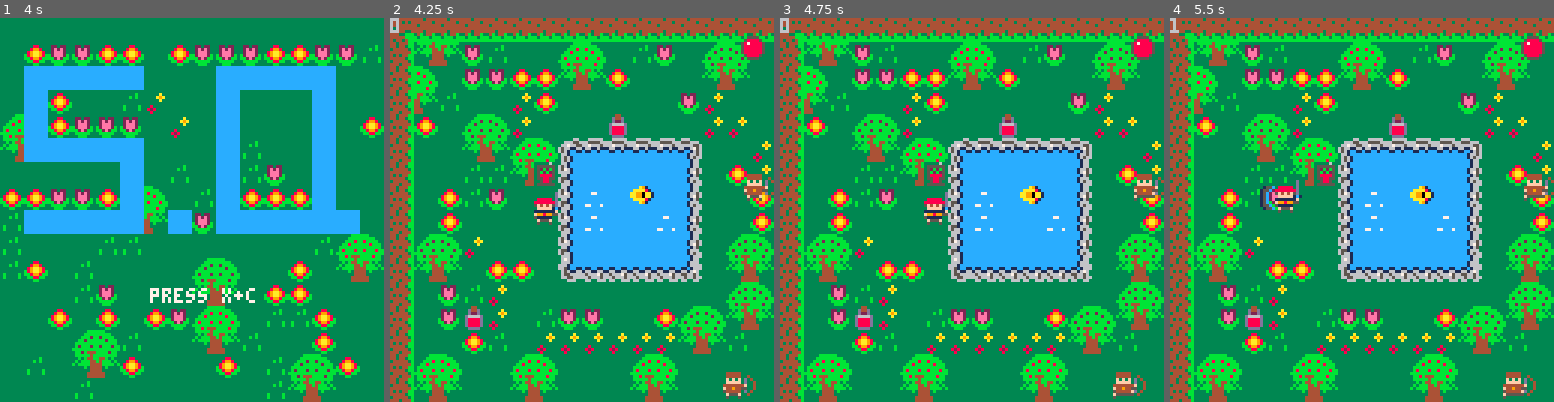
Above: before the commit, frames 1-4 (left to right).
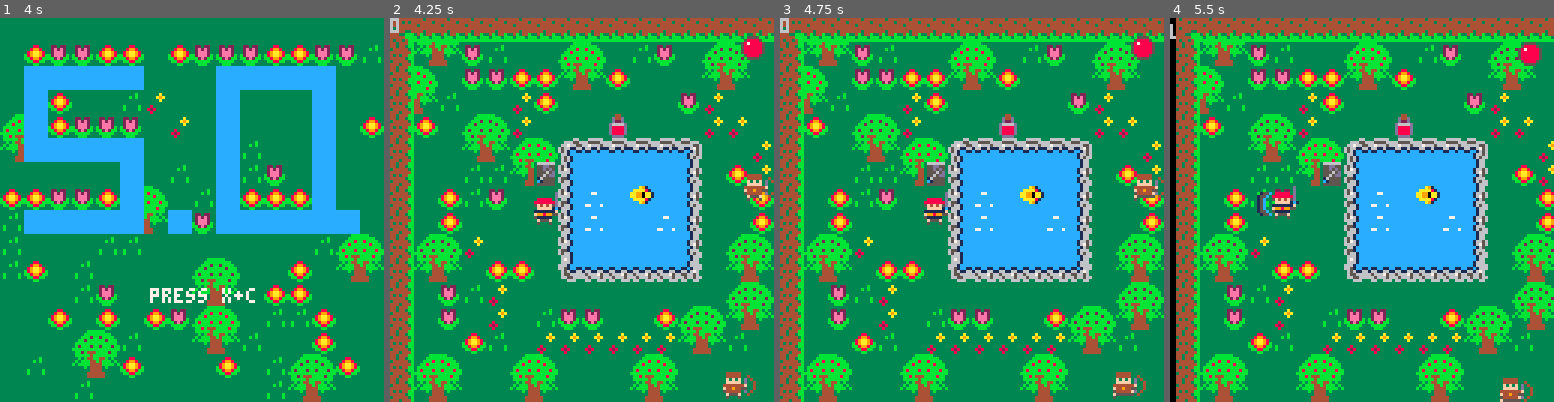
Above: after the commit, the same moments.

Repository: JasonHaenlin/pico-8-sophiaquest
Game: PICO-8 cartridge sophiaquest.p8
Same seed, same stepped clock (60 frames per second), same inputs: the game is played once before the commit and once after it.
Inputs:
- Up to frame 1 (4 s): tap X (X key) at 0.33, 1.07, 1.85, 2.97 s; tap O (Z key) at 0.7, 1.7, 2.1, 2.5, 2.9, 3.3, 3.7 s; hold Right 1.6-2.1 s; hold Up 2.15-2.42 s; hold Right 2.47-3.03 s; hold Left 3.08-3.58 s; hold Down 3.63-3.97 s
- Up to frame 2 (4.25 s): hold Right from 4.02 s (still down); tap X (X key) at 4.08 s; tap O (Z key) at 4.1 s
- Up to frame 3 (4.75 s): tap O (Z key) at 4.5 s; release Right at 4.68 s; hold Up from 4.73 s (still down)
- Up to frame 4 (5.5 s): tap O (Z key) at 4.9, 5.3 s; release Up at 5.03 s; hold Left from 5.08 s (still down); tap X (X key) at 5.2 s

Frame 1 is identical in both runs. In frame 2, 0.4% of the frame differs, in the area x 19-43%, y 37-82%; in frame 3, 0.4%; in frame 4, 30%, in the area x 0-100%, y 0-100%.

Commit message:
Ajoute un effet de foudre

Diff:
--- a/sophiaquest.p8
+++ b/sophiaquest.p8
@@ -10,6 +10,7 @@
 immortalobject=1000
 nbofennemies=10
 melee,ranged=1,20
+dfx=-1
 -- var
 dbg=""
 
@@ -52,7 +53,22 @@
 actors={}
 particles={}
 explosions={}
+thunders={}
 items={}
+
+map_items={
+ {
+  name = "heal_potion",
+  spr=118,
+  pos={
+   {x=9,y=4},
+   {x=17,y=16},
+   {x=25,y=14},
+   {x=21,y=7},
+   {x=25,y=10}
+  }
+ }
+}
 
 open_inv=false
 selected_item=1
@@ -100,6 +116,8 @@
  make_item("bow",108,3,76,92,6,5,ranged,6,3,4,-1)
  make_item("secret",109,6,77,93,4,5,ranged,5,1,5,0)
  make_item("tatata",110,7,78,94,2,2,ranged,10,1,5,0)
+ make_item("boom",111,7,79,95,18,10,melee,1,8,4,3)
+ make_item("elechammer",160,8,128,144,20,15,melee,1,8,4,2)
 end
 
 function make_player()
@@ -117,7 +135,16 @@
  init_screen()
  make_weapons()
  make_player()
+ make_map_items()
  make_ennemies(nbofennemies, {4})
+end
+
+function make_map_items()
+ for obj in all(map_items) do
+  for p in all(obj.pos) do
+   mset(p.x,p.y,obj.spr)
+  end
+ end
 end
 
 function make_ennemies(nb, aspr)
@@ -165,6 +192,19 @@
 		sfx(0)
 		a -= 1
 	end
+end
+
+function make_thunder(x,y,p,h)
+ if (#thunders > 100) return
+ thunder = {}
+ thunder.x = x+(rnd(10)-5)
+ thunder.y = y
+ thunder.pos = {{x=thunder.x,y=thunder.y}}
+ thunder.c = 10
+ thunder.p = p
+ thunder.h = h or 50
+ add(thunders, thunder)
+ sfx(8)
 end
 
 function make_item(name,spr,sfx,animh,animv,delay,dmg,type,speed,hb,ox,oy)
@@ -290,6 +330,22 @@
  return gap <= r and gap > 8
 end
 
+function target_nearest_one()
+ local rx = 1000
+ local ry = 1000
+ local target = {}
+ for a in all(actors) do
+  if(a.tag == ennemy) then
+   if((rx+ry)/2 > (abs(a.y-p.y)+abs(a.x-p.x))/2) then
+    rx = abs(a.x-p.x)
+    ry = abs(a.y-p.y)
+    target = a
+   end
+  end
+ end
+ return target
+end
+
 function move_on(a,go)
  if (go == left) move(a,-a.dx,0,0)
  if (go == right) move(a,a.dx,0,8)
@@ -344,7 +400,11 @@
   if (fget(sp,flags.inventory)) then
    open_inv = true
   else
-   make_explosion(p.x,p.y,5)
+   -- make_explosion(p.x,p.y,5)
+   local target = target_nearest_one()
+   make_thunder(target.x,fp.y,2,abs(fp.y-target.y))
+   target.health -= life.ennemy
+   check_actor_health(target)
   end
  end
 end
@@ -499,6 +559,10 @@
  return box
 end
 
+function checkitems()
+
+end
+
 function checkcollisions(a,b)
  if(a == b or a.tag == b.tag) return false
  local box_a = gbox(a)
@@ -518,6 +582,15 @@
 
 function is_game_done()
  return ennemies_left <= 0
+end
+
+function check_actor_health(damaged_actor)
+ if (is_dead(damaged_actor)) then
+  if (damaged_actor.tag == ennemy) ennemies_left -= 1
+  make_explosion(damaged_actor.x,damaged_actor.y,5)
+  screenshake(10)
+  del(actors,damaged_actor)
+ end
 end
 
 function collisions()
@@ -535,12 +608,7 @@
      make_particles(a,10,5)
      del(actors,b)
     end
-    if (is_dead(damaged_actor)) then
-     if (damaged_actor.tag == ennemy) ennemies_left -= 1
-     make_explosion(damaged_actor.x,damaged_actor.y,5)
-     screenshake(10)
-     del(actors,damaged_actor)
-    end
+    check_actor_health(damaged_actor)
    end
   end
  end
@@ -573,6 +641,22 @@
   if (e.r < 2) e.c = 10
   if (e.r <= 0) del(explosions, e)
 	end
+end
+
+function draw_thunders()
+ for t in all(thunders) do
+  for xy in all(t.pos) do
+   pset(xy.x,xy.y,t.c)
+  end
+  for nt=1,10 do
+   t.x += (rnd(2)-1)
+   t.y += 1
+   t.h -= 1
+   add(t.pos,{x=t.x,y=t.y})
+  end
+  if (flr(rnd(t.p)) == 0) make_thunder(t.x,t.y,t.p+2,t.h)
+  if (t.h < -10 or t.y >= t.pos[1].y+50) del(thunders,t)
+ end
 end
 
 function draw_actors()
@@ -640,9 +724,9 @@
  fp = follow_player()
 
  scamera()
-
  draw_particles()
  draw_explosions()
+ draw_thunders()
  draw_actors()
  draw_hud()
  draw_inventory(fp.x+80,fp.y)
@@ -656,7 +740,7 @@
  if (btn(fire1) and btn(fire2)) then
   _update = update_game
   _draw = draw_game
-   p.cooldown = 10
+  p.cooldown = 10
  end
 end
 
@@ -851,40 +935,40 @@
 
 
 __gff__
-000202000000000000008080800000000002020200000000000080008000000000000000000000000000808080000000000000808080800001a000000000000000000000000080808000000000000000000000000000800080000000000000000000000000008080800000000000000000000000000001010000000000000000
-0000000000000000000000000000000000000000000000000000000000000000000000000000000000000000000000000000000000000000000000000000000000000000000000000000000000000000000000000000000000000000000000000000000000000000000000000000000000000000000000000000000000000000
+000202000000000000008080800000000002020200000000000080008000000000000000000000000000808080000000000000808080800009a000000000000000000000050580808000000000000000000000000505800080000000000000000000000000008080800000000000000000000000000003030000000000000000
+0000000000000000000000000000000000000000000000000000000000000000a00000000000000000000000000000000000000000000000000000000000000000000000000000000000000000000000000000000000000000000000000000000000000000000000000000000000000000000000000000000000000000000000
 __map__
 4647474747474747474747474747474747474747474747474747474747474748000000000000000000000000000000000000000000000000000000000000000000000000000000000000000000000000000000000000000000000000000000000000000000000000000000000000000000000000000000000000000000000000
 5635363221202025262021322023242020202222222222222020202020232458000000000000000000000000000000000000000000000000000000000000000000000000000000000000000000000000000000000000000000000000000000000000000000000000000000000000000000000000000000000000000000000000
 5626203232222235362220202033342020202220202020202020322031333458000000000000000000000000000000000000000000000000000000000000000000000000000000000000000000000000000000000000000000000000000000000000000000000000000000000000000000000000000000000000000000000000
 5636212020312220202020203231202020202120232420203232202020202058000000000000000000000000000000000000000000000000000000000000000000000000000000000000000000000000000000000000000000000000000000000000000000000000000000000000000000000000000000000000000000000000
-5622202324312020207620202031312020202120333420203220222020312058000000000000000000000000000000000000000000000000000000000000000000000000000000000000000000000000000000000000000000000000000000000000000000000000000000000000000000000000000000000000000000000000
+5622202324312020202020202031312020202120333420203220222020312058000000000000000000000000000000000000000000000000000000000000000000000000000000000000000000000000000000000000000000000000000000000000000000000000000000000000000000000000000000000000000000000000
 562020333425260a0b0b0b0b0c20203120202120202039203232322032203158000000000000000000000000000000000000000000000000000000000000000000000000000000000000000000000000000000000000000000000000000000000000000000000000000000000000000000000000000000000000000000000000
 562020212135391a1b1b1b1b1c20223120202121202020203232322220202058000000000000000000000000000000000000000000000000000000000000000000000000000000000000000000000000000000000000000000000000000000000000000000000000000000000000000000000000000000000000000000000000
-562022213220201a0d1b1d1b1c20202221212120207620202232222020382058000000000000000000000000000000000000000000000000000000000000000000000000000000000000000000000000000000000000000000000000000000000000000000000000000000000000000000000000000000000000000000000000
+562022213220201a0d1b1d1b1c20202221212120202020202232222020382058000000000000000000000000000000000000000000000000000000000000000000000000000000000000000000000000000000000000000000000000000000000000000000000000000000000000000000000000000000000000000000000000
 562022202020201a0d1b1b0d1c20202221202220200a0b0c2020202020203258000000000000000000000000000000000000000000000000000000000000000000000000000000000000000000000000000000000000000000000000000000000000000000000000000000000000000000000000000000000000000000000000
 562324312020201a1b1b1b1b1c20232420202220201a1b1c2020202023242058000000000000000000000000000000000000000000000000000000000000000000000000000000000000000000000000000000000000000000000000000000000000000000000000000000000000000000000000000000000000000000000000
-563334202222202a2b2b2b2b2c20333420202220202a2b2c2076202033342058000000000000000000000000000000000000000000000000000000000000000000000000000000000000000000000000000000000000000000000000000000000000000000000000000000000000000000000000000000000000000000000000
+563334202222202a2b2b2b2b2c20333420202220202a2b2c2020202033342058000000000000000000000000000000000000000000000000000000000000000000000000000000000000000000000000000000000000000000000000000000000000000000000000000000000000000000000000000000000000000000000000
 5620322131202020202020202020232420202121202020202022202020202058000000000000000000000000000000000000000000000000000000000000000000000000000000000000000000000000000000000000000000000000000000000000000000000000000000000000000000000000000000000000000000000000
-5620327631202132322020222324333420202221212120202022202020203158000000000000000000000000000000000000000000000000000000000000000000000000000000000000000000000000000000000000000000000000000000000000000000000000000000000000000000000000000000000000000000000000
+5620322031202132322020222324333420202221212120202022202020203158000000000000000000000000000000000000000000000000000000000000000000000000000000000000000000000000000000000000000000000000000000000000000000000000000000000000000000000000000000000000000000000000
 5620202221203131313131313334212020222038202039202020202020322058000000000000000000000000000000000000000000000000000000000000000000000000000000000000000000000000000000000000000000000000000000000000000000000000000000000000000000000000000000000000000000000000
-5625262020252620202025262020202020222020202020202076202032202058000000000000000000000000000000000000000000000000000000000000000000000000000000000000000000000000000000000000000000000000000000000000000000000000000000000000000000000000000000000000000000000000
+5625262020252620202025262020202020222020202020202020202032202058000000000000000000000000000000000000000000000000000000000000000000000000000000000000000000000000000000000000000000000000000000000000000000000000000000000000000000000000000000000000000000000000
 5635362020353620202035362020202020202020232420202020382020202058000000000000000000000000000000000000000000000000000000000000000000000000000000000000000000000000000000000000000000000000000000000000000000000000000000000000000000000000000000000000000000000000
-5620203239202020312020202022202020762020333420212120202020233158000000000000000000000000000000000000000000000000000000000000000000000000000000000000000000000000000000000000000000000000000000000000000000000000000000000000000000000000000000000000000000000000
-5620202020203220202032202020202526202020202021212121322020333458000000000000000000000000000000000000000000000000000000000000000000000000000000000000000000000000000000000000000000000000000000000000000000000000000000000000000000000000000000000000000000000000
-5620202020202020202022202020203536202032202121212120202020202058000000000000000000000000000000000000000000000000000000000000000000000000000000000000000000000000000000000000000000000000000000000000000000000000000000000000000000000000000000000000000000000000
-5620312020232432202020202526202020202020212021202020202526252658000000000000000000000000000000000000000000000000000000000000000000000000000000000000000000000000000000000000000000000000000000000000000000000000000000000000000000000000000000000000000000000000
+5620203239202020312020202022202020202020333420212120202020233158000000000000000000000000000000000000000000000000000000000000000000000000000000000000000000000000000000000000000000000000000000000000000000000000000000000000000000000000000000000000000000000000
+5620202020203220202032202020202526202020202020212121322020333458000000000000000000000000000000000000000000000000000000000000000000000000000000000000000000000000000000000000000000000000000000000000000000000000000000000000000000000000000000000000000000000000
+5620202020202020202022202020203536202032202120212120202020202058000000000000000000000000000000000000000000000000000000000000000000000000000000000000000000000000000000000000000000000000000000000000000000000000000000000000000000000000000000000000000000000000
+5620312020232432202020202526202020202020212020202020202526252658000000000000000000000000000000000000000000000000000000000000000000000000000000000000000000000000000000000000000000000000000000000000000000000000000000000000000000000000000000000000000000000000
 5620202020333420322020203536200a0b0c2021202121202020203536353658000000000000000000000000000000000000000000000000000000000000000000000000000000000000000000000000000000000000000000000000000000000000000000000000000000000000000000000000000000000000000000000000
 5620202020202020202020202020201a1b1c2021212020202324202526252658290000000000000000000000000000000000000000000000000000000000000000000000000000000000000000000000000000000000000000000000000000000000000000000000000000000000000000000000000000000000000000000000
 5620222032203120202022202020202a2b2c2020202032203334203536353658290000000000000000000000000000000000000000000000000000000000000000000000000000000000000000000000000000000000000000000000000000000000000000000000000000000000000000000000000000000000000000000000
-5620222020202020322020252620322020203820312020762020202526252658290000000000000000000000000000000000000000000000000000000000000000000000000000000000000000000000000000000000000000000000000000000000000000000000000000000000000000000000000000000000000000000000
+5620222020202020322020252620322020203820312020202020202526252658290000000000000000000000000000000000000000000000000000000000000000000000000000000000000000000000000000000000000000000000000000000000000000000000000000000000000000000000000000000000000000000000
 562020200a0b0c20202020353620202020202020313131200a0b0c3536353658290000000000000000000000000000000000000000000000000000000000000000000000000000000000000000000000000000000000000000000000000000000000000000000000000000000000000000000000000000000000000000000000
 562020201a1b1c20202020202020202020203120202031311a1d1c25262526586e0000000000000000000000000000000000000000000000000000000000000000000000000000000000000000000000000000000000000000000000000000000000000000000000000000000000000000000000000000000000000000000000
 562020202a2b2c2022203120202023242020312420202031312b2c35363536586e0000000000000000000000000000000000000000000000000000000000000000000000000000000000000000000000000000000000000000000000000000000000000000000000000000000000000000000000000000000000000000000000
 56202020202020202020312031203334203231342032202031202020202526586e0000000000000000000000000000000000000000000000000000000000000000000000000000000000000000000000000000000000000000000000000000000000000000000000000000000000000000000000000000000000000000000000
 56203120202038202020202031202020203220202020202020312020203536586e0000000000000000000000000000000000000000000000000000000000000000000000000000000000000000000000000000000000000000000000000000000000000000000000000000000000000000000000000000000000000000000000
 56202324232423242324232423242020202020232420202020313120202020586e2800000000000000000000000000000000000000000000000000000000000000000000000000000000000000000000000000000000000000000000000000000000000000000000000000000000000000000000000000000000000000000000
-56203334333433343334333433312031312020333420202020203131762020586e2800000000000000000000000000000000000000000000000000000000000000000000000000000000000000000000000000000000000000000000000000000000000000000000000000000000000000000000000000000000000000000000
+56203334333433343334333433312031312020333420202020203131202020586e2800000000000000000000000000000000000000000000000000000000000000000000000000000000000000000000000000000000000000000000000000000000000000000000000000000000000000000000000000000000000000000000
 66676767676767676767676767676767676767676767676767676767676767686e6e00000000000000000000000000000000000000000000000000000000000000000000000000000000000000000000000000000000000000000000000000000000000000000000000000000000000000000000000000000000000000000000
 
 
Not shown, changed: 51 lines of the sprite sheet (__gfx__) section of sophiaquest.p8
Not shown, changed: the sound effects (__sfx__) section of sophiaquest.p8
